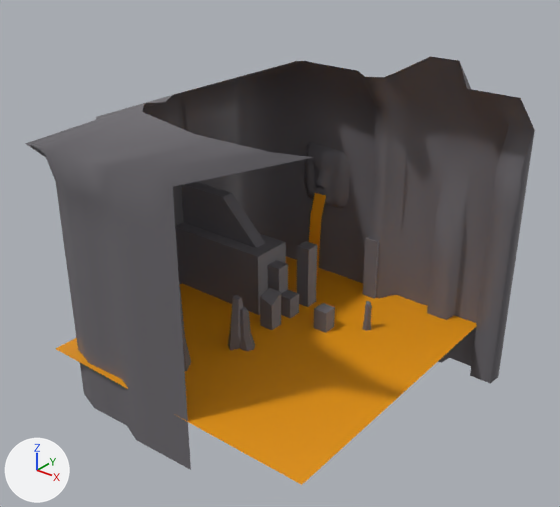
The FBX model Assets/Game Assets/IMPORTS/Levels/Lava_Cave/lava_cave_environment.fbx as it was, and as the next commit left it.
The view is the same before and after, from a camera (50 mm lens) standing at (36.9, -34.1, 20.4) and looking at (9.2, 0.5, -1.1). Every picture has the same lights, and +X, +Y and +Z are marked at lower left. Where no turn or scale is listed for an object, it has been applied to the vertices. Vertices at the same position are counted once.

Objects in the first picture: 'cave', 'lake'.
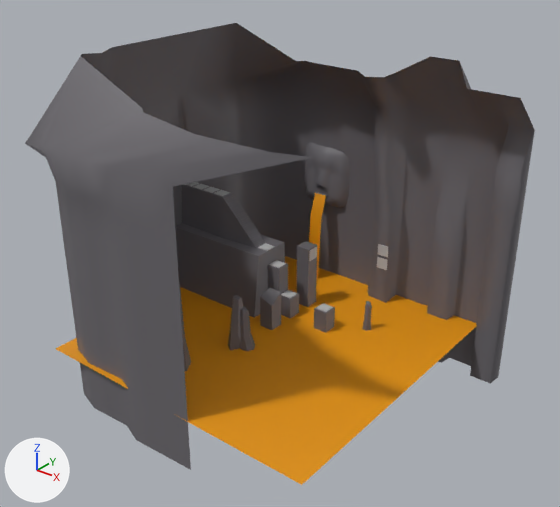
Where the change shows, as pixel boxes [x1, y1, x2, y2] in the pictures (560 x 507 px; the box of a moved part takes in the faces that stretch with it):
'cave', reshaped (8% taller): before [26, 57, 535, 470]; after [25, 23, 535, 470]
'up', added: after [185, 182, 333, 312]
'right', added: after [377, 244, 388, 270]
'front1', added: after [309, 247, 317, 261]
part 1 of me_mesh_001, added: after [222, 193, 266, 248]
part 2 of me_mesh_001, deleted: before [362, 237, 379, 298]
part 3 of me_mesh_001, moved or reshaped: before [26, 62, 292, 151]; after [25, 23, 295, 151]
part 4 of me_mesh_001, cut back: before [175, 177, 404, 315]; after [175, 179, 404, 318]

What changed in the scene script:
```text
Add mat_phong3:
    mat_phong3 = principled_material('phong3')
    mat_phong3.base_color = (0.5, 0.5, 0.5)  # grey #bcbcbc
    mat_phong3.roughness = 0.553
Change me_mesh_001:
    used by ob_cave; location = (0.0, 0.0, 0.0)
    verts and faces of me_mesh_001; kept vertices keep their numbers, new ones are numbered from 782
    before: 63 (6.0, -7.0, 9.5) at pixel (143, 106), 72 (5.6, -6.6, 9.5) at pixel (144, 103), 81 (6.3, -5.8, 9.5) at pixel (165, 102), 90 (5.5, -4.4, 9.5) at pixel (173, 94), 99 (5.5, -3.5, 9.5)
    before: 108 (5.5, -2.6, 9.5), 117 (5.5, -1.7, 9.5), 126 (5.5, -0.8, 9.5), 135 (5.5, 0.1, 9.5) at pixel (227, 79), 144 (5.5, 1.0, 9.5)
    before: 153 (5.5, 2.5, 9.5), 162 (5.5, 2.9, 9.5), 171 (5.5, 3.2, 9.5), 180 (5.5, 3.5, 9.5) at pixel (263, 70), 189 (5.5, 6.5, 9.5) at pixel (293, 62)
    remove me_mesh_001.from_pydata(...)  # 782 vertices, 698 faces; spans x -6.0..20.9, y -10.4..10.6, z -10.5..11.0
    add me_mesh_001.from_pydata(...)  # 999 vertices, 1027 faces; spans x -6.0..20.9, y -10.4..10.6, z -10.5..11.5
    me_mesh_001 part 1: a new loose piece of 225 vertices spanning x 2.5..5.5, y 2.5..3.5, z -2.5..0.5, in mat_phong2 (picture img_lava_cave_environment_png)
    me_mesh_001 part 2: the loose piece of 8 vertices spanning x 10.5..11.5, y 8.5..9.5, z -7.5..-2.5 is deleted
    me_mesh_001 part 3
    add for i in [63, 72, 81, 90, 99, 108, 117, 126, 135, 144, 153, 162, 171, 180, 189]: verts[i] += (-4.9, 0.0, 2.0)
    me_mesh_001 part 4
    1 face is deleted
    5 vertices in x 11.8, y 8.8, z -10.5..-0.5 move by (0.7, -0.3, 0.0)
    3 vertices in x 10.7, y 8.6, z -5.5..-0.5 move by (0.5, 0.0, 0.0)
    3 vertices in x -1.5..6.5, y 1.5..2.5, z -7.5 move by (0.0, -0.5, 0.0)
    6 vertices move from x -1.5..10.2, y 1.5..9.9, z -8.0..0.5 to x -4.0..10.8, y 1.6..9.9, z -8.0..0.5
Add me_mesh_002:
    me_mesh_002.from_pydata([(0.0, 0.1, -0.1), (0.0, 0.1, -0.9), (0.05, 0.1, -0.1), (0.05, 0.1, -0.9), (0.05, 0.9, -0.1), (0.05, 0.9, -0.9), (0.0, 0.9, -0.1), (0.0, 0.9, -0.9)], [], [(0, 1, 3, 2), (2, 3, 5, 4), (4, 5, 7, 6), (1, 7, 5, 3), (6, 0, 2, 4)])
    me_mesh_002.materials.append(mat_phong3)  # grey #bcbcbc
Add me_mesh_001_1:
    me_mesh_001_1.from_pydata(...)  # 72 vertices, 45 faces; spans x -2.4..11.4, y 2.6..3.4, z -5.5..0.55
    me_mesh_001_1.materials.append(mat_phong3)  # grey #bcbcbc
Add me_mesh_003:
    me_mesh_003.from_pydata(...)  # 16 vertices, 10 faces; spans x 11.6..12.4, y 8.45..8.5, z -4.4..-2.6
    me_mesh_003.materials.append(mat_phong3)  # grey #bcbcbc
Add ob_front1:
    ob_front1 = bpy.data.objects.new('front1', me_mesh_002)
    ob_front1.location = (8.5, 4.5, -2.5)
Add ob_up:
    ob_up = bpy.data.objects.new('up', me_mesh_001_1)
    ob_up.location = (0.0, 0.0, 0.0)
Add ob_right:
    ob_right = bpy.data.objects.new('right', me_mesh_003)
    ob_right.location = (0.0, 0.0, 0.0)
```
